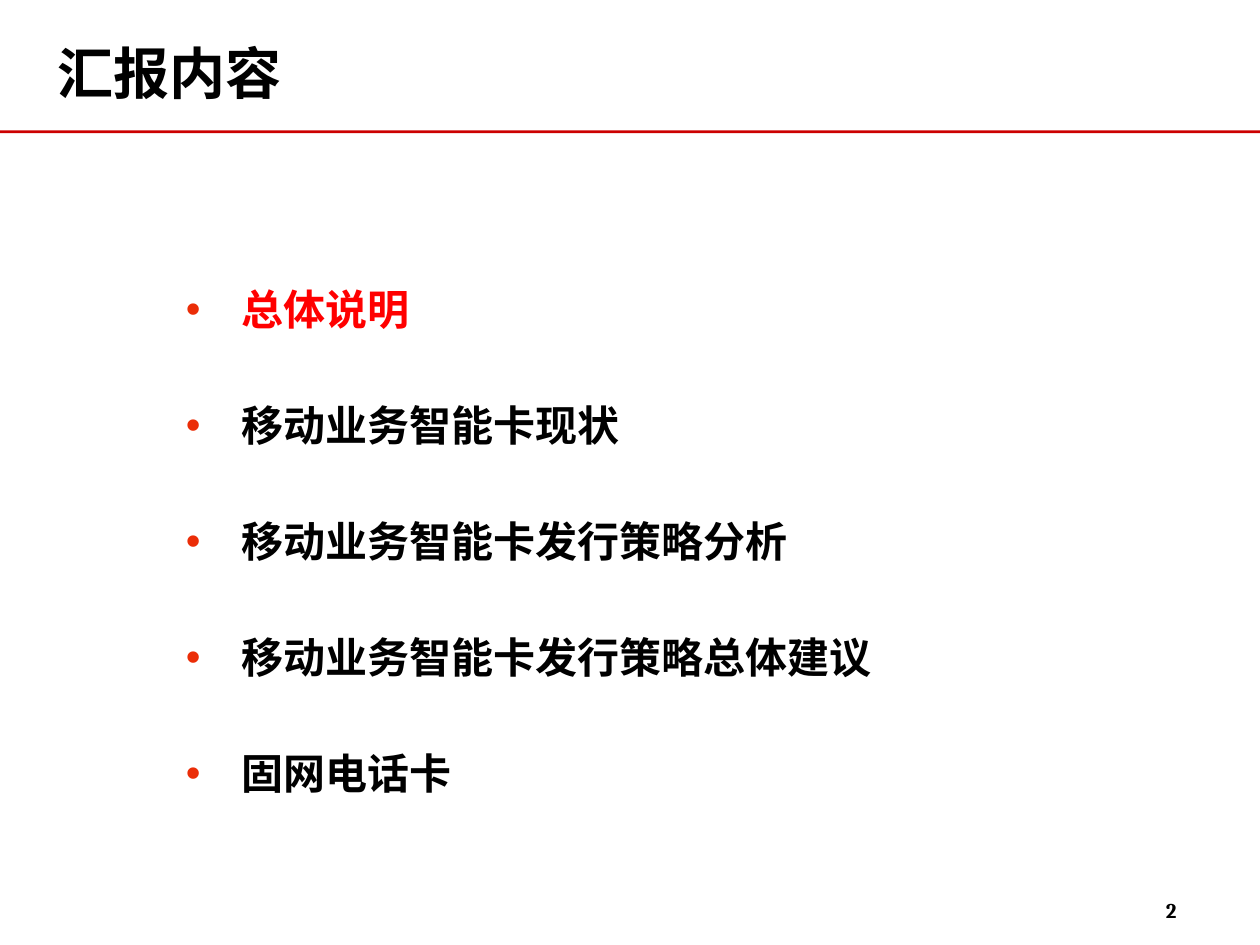
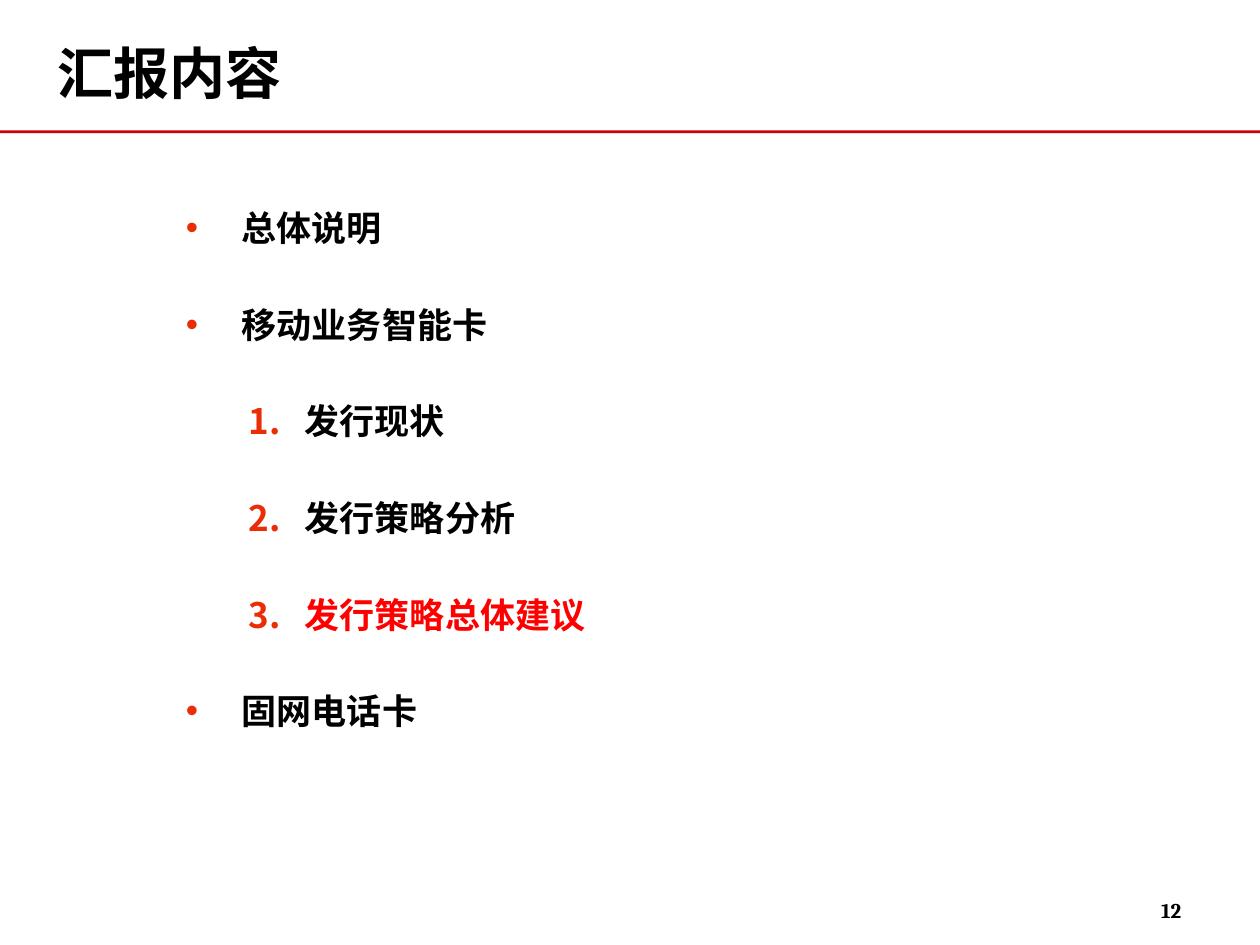
Before and after one commit to momo1101/unicardsrch, a slide deck: slide 12 of 软课题文本/软课题-中国联通电信卡业务及策略研究.ppt (slide 2 before the commit). Drawn at 1260x945 pixels with LibreOffice and Linux fonts; fonts in the diff are those of the drawing; background and template pictures are left out. Boxes give left, top, right and bottom in pixels: in the first picture for what was removed or moved away, otherwise in the second. Text is boxed around its words. In the diff, an @@ line names an element or a change of style, - is before the commit and + after.

```diff
--- a/软课题文本/软课题-中国联通电信卡业务及策略研究.ppt
+++ b/软课题文本/软课题-中国联通电信卡业务及策略研究.ppt
@@ text "总体说明": place and size @@
-text "总体说明" at <box>242,289,872,793</box>
+text "总体说明" at <box>242,211,585,728</box>
@@ text at <box>242,211,417,728</box>: size 24 to 20 pt in "总体说明", "固网电话卡"; text colour #FF0000 to #000000 in "总体说明" @@
@@ text at <box>242,308,585,632</box>: text changed; size 24 to 20 pt @@
-• 移动业务智能卡现状
-• 移动业务智能卡发行策略分析
-• 移动业务智能卡发行策略总体建议
+• 移动业务智能卡
+  1. 发行现状
+  2. 发行策略分析
+  3. 发行策略总体建议
@@ page number at <box>1161,903,1181,918</box>: text changed @@
-2
+12
```
Also in this commit, not shown: 21 other slides changed, 2 slides added, 15 slides removed.
